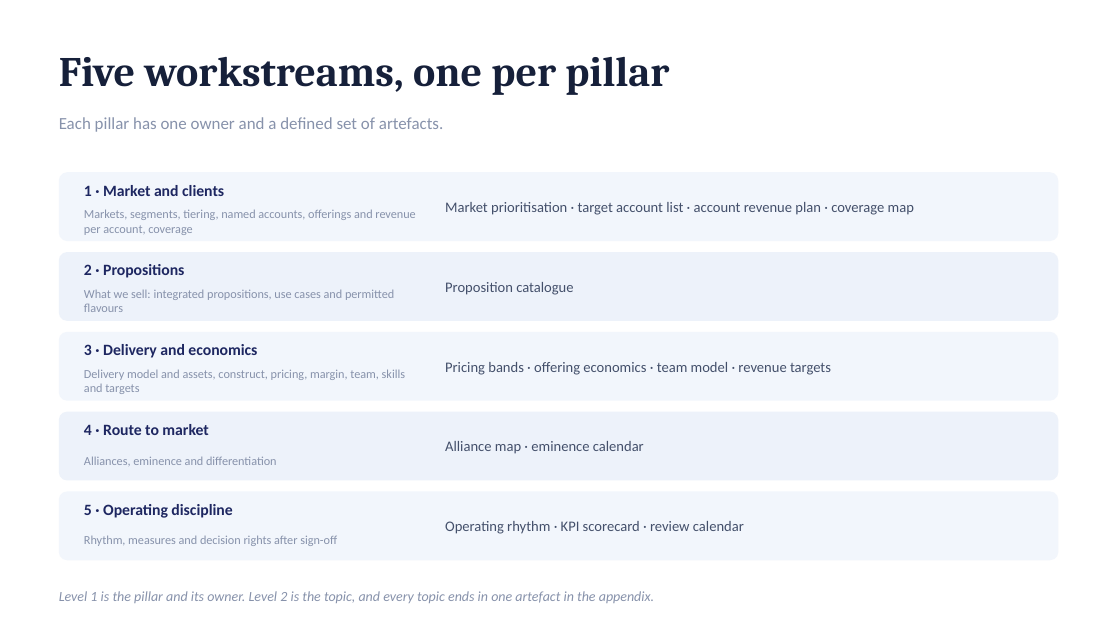
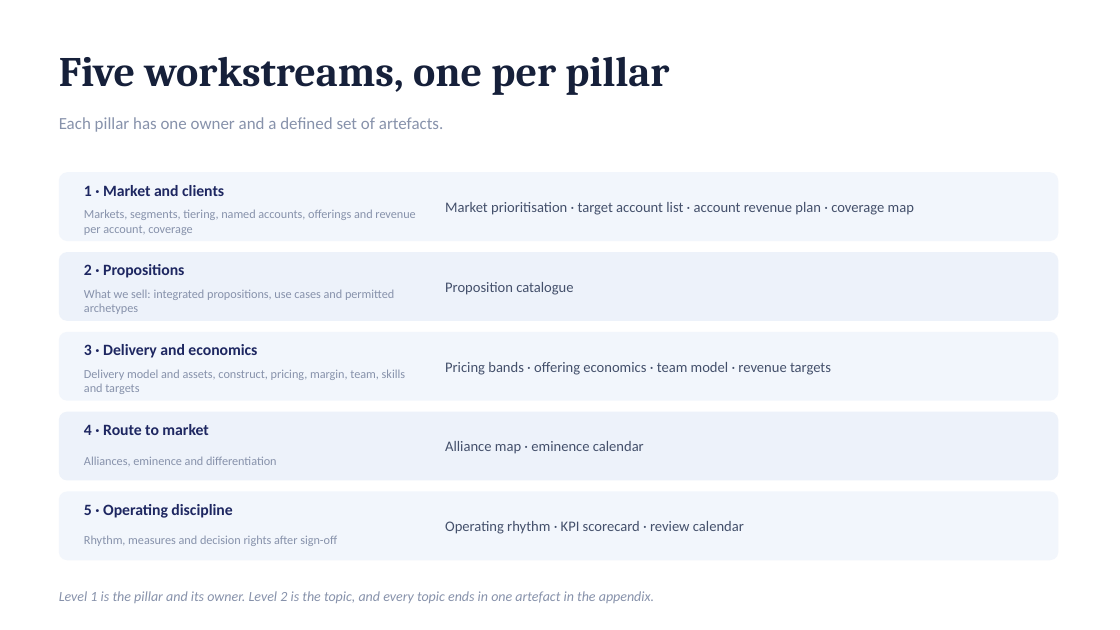
Before and after one commit to dhajjar-cyber/bae, a slide deck: slide 22 of FSI strategy/EAI&D-FSI-Strategy-Development-Plan.pptx. Drawn at 1120x630 pixels with LibreOffice and Linux fonts; fonts in the diff are those of the drawing. Boxes give left, top, right and bottom in pixels: in the first picture for what was removed or moved away, otherwise in the second. Text is boxed around its words. In the diff, an @@ line names an element or a change of style, - is before the commit and + after.

```diff
--- a/FSI strategy/EAI&D-FSI-Strategy-Development-Plan.pptx
+++ b/FSI strategy/EAI&D-FSI-Strategy-Development-Plan.pptx
@@ text at <box>84,290,394,314</box>: text changed @@
-What we sell: integrated propositions, use cases and permitted flavours
+What we sell: integrated propositions, use cases and permitted archetypes
```
Also in this commit, not shown: 5 other slides changed, 2 other files.
